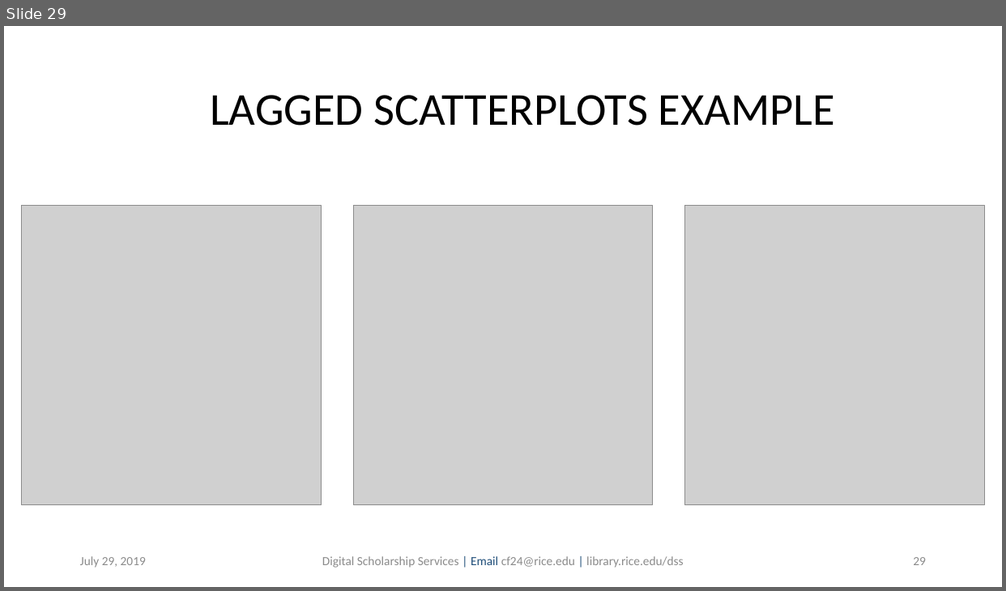
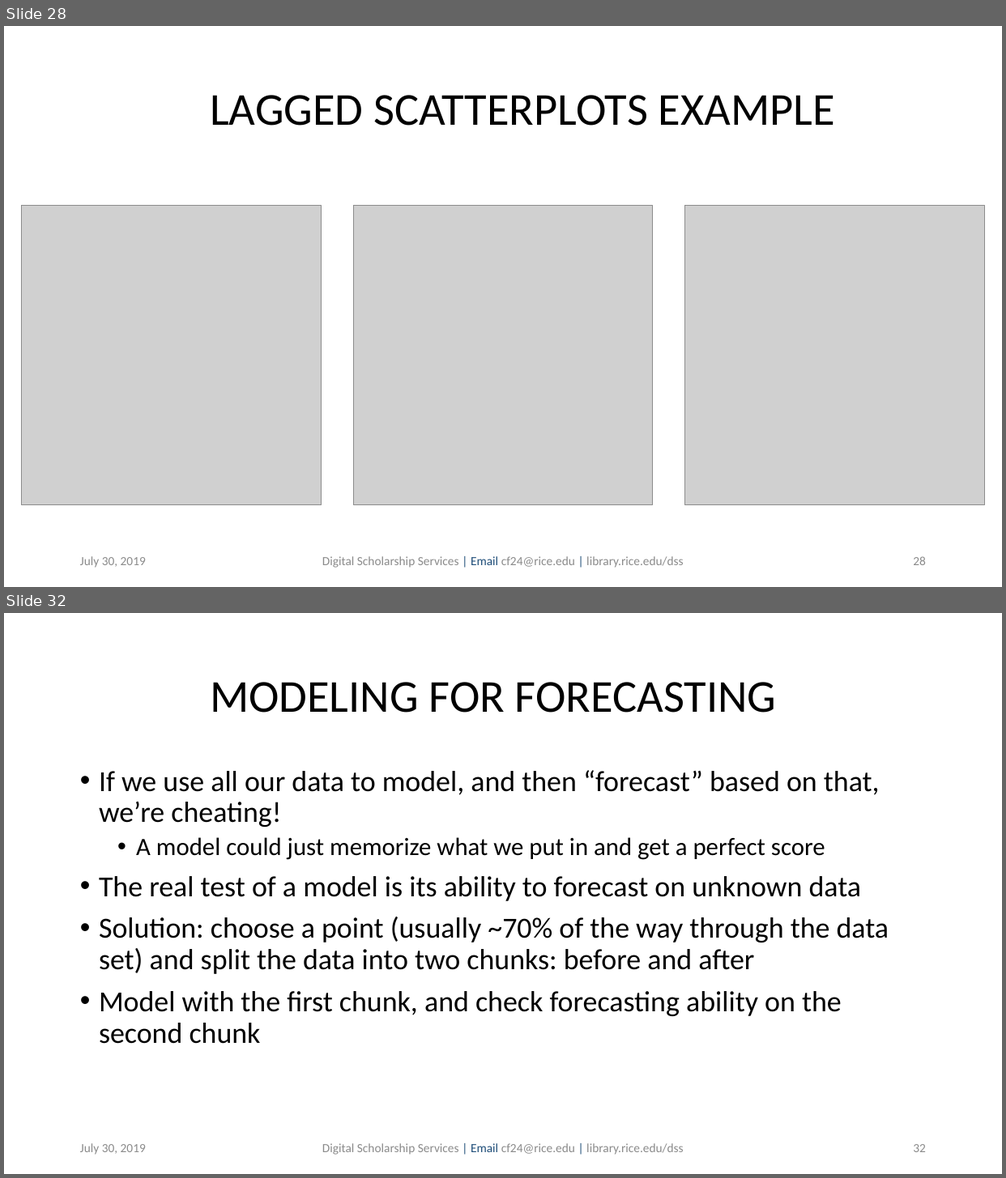
Before and after one commit to bakitybacon/rice-data-and-donuts, a slide deck: tsa/Introduction to Time Series Analysis.pptx. Shown one above the other, each under a label of ours: slide 29 before the commit, slides 28 and 32 after it; the slides between them are not shown. The pictures are 1006x591 and 1006x1178 pixels, drawn with LibreOffice and Linux fonts; fonts in the diff are those of the drawing; grey boxes stand for pictures; background and template pictures are left out. Boxes give left, top, right and bottom in pixels: in the first picture for what was removed or moved away, otherwise in the second. Text is boxed around its words. In the diff, an @@ line names an element or a change of style, - is before the commit and + after.

```diff
--- a/tsa/Introduction to Time Series Analysis.pptx
+++ b/tsa/Introduction to Time Series Analysis.pptx
@@ slide 32 added at (4, 613, 1002, 1174), background #FFFFFF @@
@@ title added at (210, 682, 776, 713), 44 pt, text #000000 @@
+MODELING FOR FORECASTING
@@ text added at (99, 770, 889, 1044), 28 pt, text #000000 @@
+• If we use all our data to model, and then “forecast” based on that, we’re cheating!
+  • A model could just memorize what we put in and get a perfect score
+• The real test of a model is its ability to forecast on unknown data
+• Solution: choose a point (usually ~70% of the way through the data set) and split the data into two chunks: before and after
+• Model with the first chunk, and check forecasting ability on the second chunk
@@ text added at (80, 1144, 146, 1155), 12 pt, text #8C8C8C @@
+July 30, 2019
@@ text added at (322, 1144, 683, 1155), 12 pt, text #8C8C8C @@
+Digital Scholarship Services | Email cf24@rice.edu | library.rice.edu/dss
@@ page number added at (913, 1144, 926, 1152), 12 pt, text #8C8C8C @@
+32
@@ what was slide 29 is now slide 28 @@
@@ slide 28 changed as well @@
@@ text at (80, 557, 146, 568): text changed @@
-July 29, 2019
+July 30, 2019
@@ page number at (913, 557, 926, 565): text changed @@
-29
+28
```
Also in this commit, not shown: 39 other slides changed, 8 other slides added.
